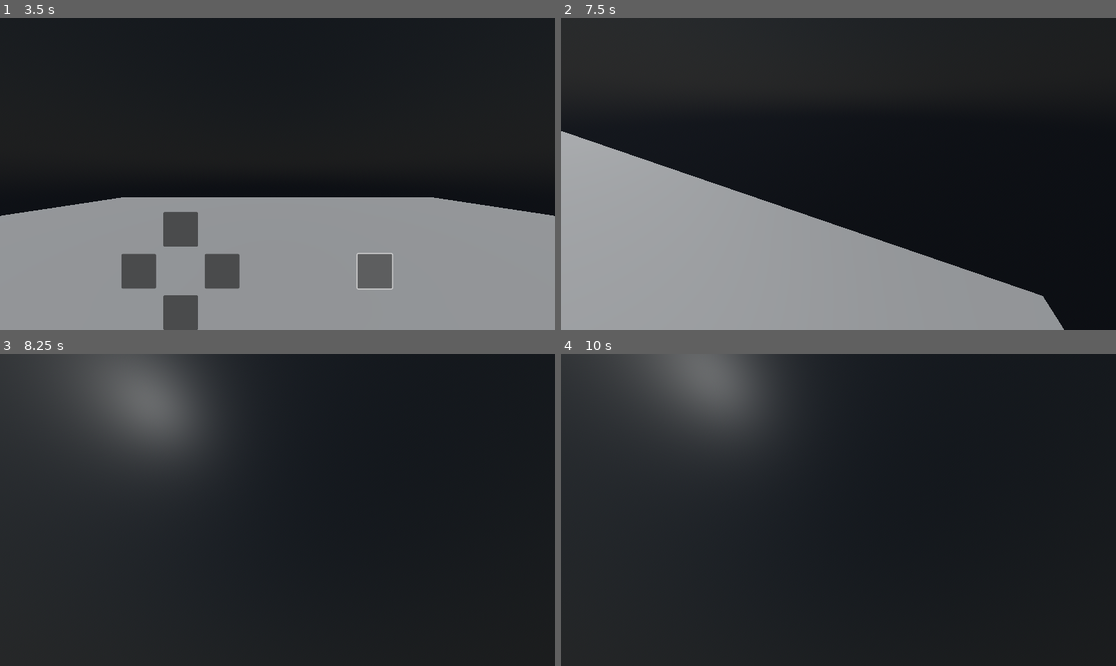
Above: before the commit, frames 1-4 (two rows, left to right).
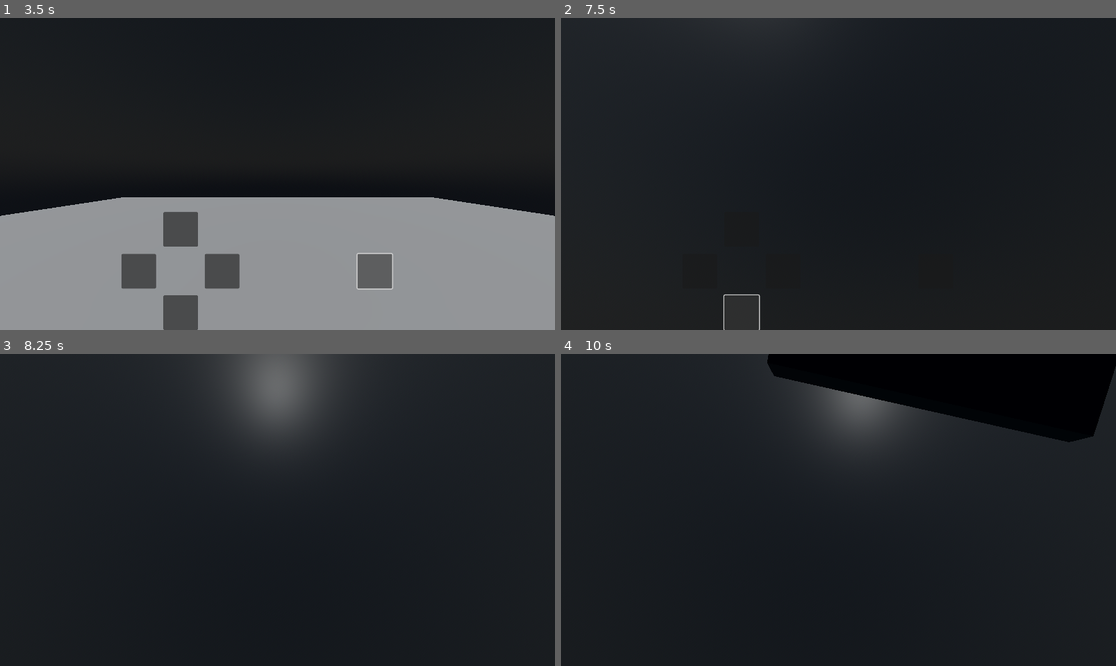
Above: after the commit, the same moments.

Repository: clbwhazzup/godot3D
Game: Godot game, scene res://scenes/level_1.tscn
Same seed, same stepped clock (60 frames per second), same inputs: the game is played once before the commit and once after it.
Inputs (mouse positions are in pixels of both pictures, inside the frame that each line leads up to):
- Up to frame 1 (3.5 s): click (183, 230) at 0.5 s; click (138, 270) at 1.25 s; click (222, 270) at 2 s; click (371, 270) at 2.75 s
- Up to frame 2 (7.5 s): move the mouse to (960, 158) at 3.52 s; hold D (move_right) 3.53-4.28 s; tap E (interact) every 0.75 s from 3.6 to 6.6 s; click (960, 158) at 3.67 s; tap Space (jump) at 3.77, 4.52, 5, 6.02, 6.5, 6.77 s; tap Enter at 4.25, 5.75 s; move the mouse to (810, 174) at 4.27 s; hold W (move_forward) 4.28-7.25 s; move the mouse to (849, 167) at 5.02 s; move the mouse to (832, 180) at 5.77 s; move the mouse to (877, 177) at 6.52 s; tap 1 (pause) at 7.15 s; click (744, 311) at 7.27 s
- Up to frame 3 (8.25 s): tap Enter at 8 s; move the mouse to (233, 506) at 8.02 s; hold W (move_forward) from 8.03 s (still down); tap E (interact) at 8.1 s
- Up to frame 4 (10 s): tap Space (jump) at 8.27, 8.75, 9.77 s; move the mouse to (844, 510) at 8.77 s; tap E (interact) at 8.85, 9.6 s; move the mouse to (816, 503) at 9.52 s; release W (move_forward) at 9.53 s; hold D (move_right) from 9.53 s (still down)

Frame 1 is identical in both runs. In frame 2, 33% of the frame differs, in the area x 0-91%, y 36-100%; in frame 3, 14%; in frame 4, 20%.

Commit message:
fixing touch controls pt2

Diff:
--- a/scenes/character.gd
+++ b/scenes/character.gd
@@ -38,6 +38,7 @@
 		if not mouse_captured: _rotate_camera()
 
 	if event is InputEventScreenTouch: #Touch for interact
+		release_mouse()
 		interact()
 
 	if Input.is_action_just_pressed(&"exit"):
@@ -70,7 +71,7 @@
 func release_mouse() -> void:
 	Input.set_mouse_mode(Input.MOUSE_MODE_VISIBLE)
 	mouse_captured = false
-	overlay.hide()
+	overlay.show()
 
 func _rotate_camera(sens_mod: float = 1.0) -> void:
 	camera.rotation.y -= look_dir.x * camera_sens * sens_mod
